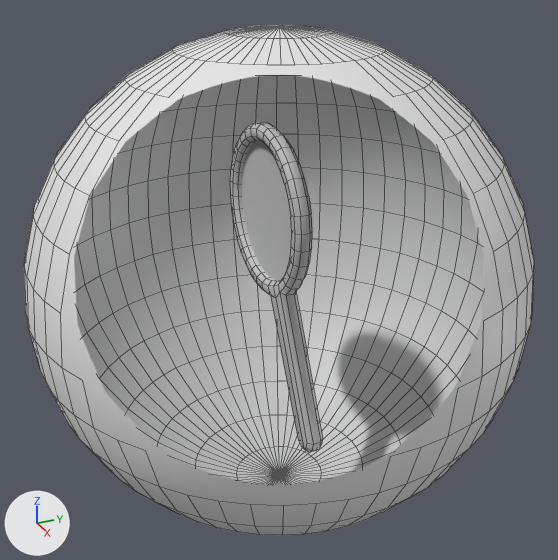
The FBX model ProjectVSN/Assets/Models/search.fbx as it was, and as the next commit left it.
The view is the same before and after, from a 50 mm lens placed at (1.549, -0.7, 0.798), pointed at (-0.008, 0.001, 0.019). Lighting does not change. The marker at lower left points along +X, +Y and +Z. Mesh edges are drawn as thin lines. Everything nearer to the camera than a plane just in front of the edit is cut away. Where no turn or scale is listed for an object, it has been applied to the vertices.
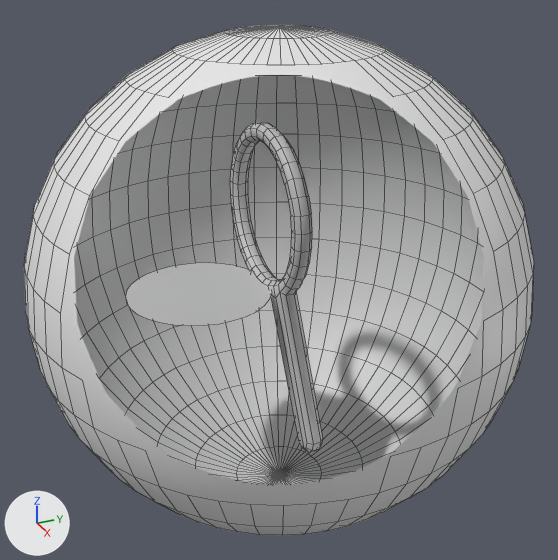
The newer file is also turned or shifted as a whole; pictures and numbers use the older file's frame.

Boxes (x1, y1, x2, y2) around the edits, measured in the pictures (558 x 560 px):
'Centro', added: after (125, 263, 272, 326)
'Circle.001', deleted: before (242, 141, 292, 280)

The change, as a list of edits to the scene's bpy script:
```text
Add me_circle_001_1:
    me_circle_001_1.from_pydata(...)  # 32 vertices, 1 face; spans x -0.251..0.101, y -0.356..-0.004, z 0.001
Remove ob_circle_001:
    ob_circle_001 = bpy.data.objects.new('Circle.001', me_circle_001)
    ob_circle_001.location = (0.0, 0.0, 0.0)
Add ob_centro:
    ob_centro = bpy.data.objects.new('Centro', me_circle_001_1)
    ob_centro.location = (0.0, 0.0, -0.006)
```
